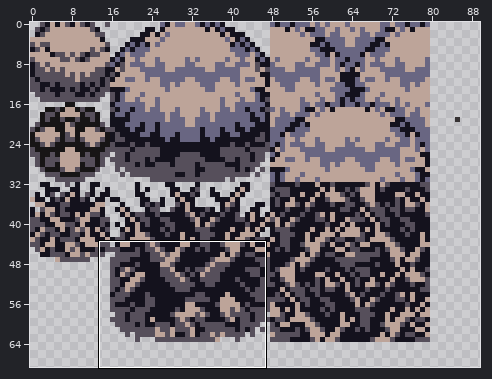
A pixel-art file gets an edit: Assets/Sprites/Grasslands/Grasslands_Foliage.aseprite. The picture above shows the old version from afar; the outline marks the close-up.
Close-up. The starting point:
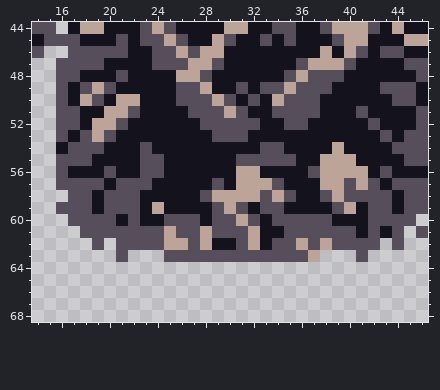
128x128 pixels, 1 frame. Shown: x 14..46, y 44..68. The wide view leaves out empty margins. The commit also changed other parts of the picture, which this record leaves out.
Once edited:
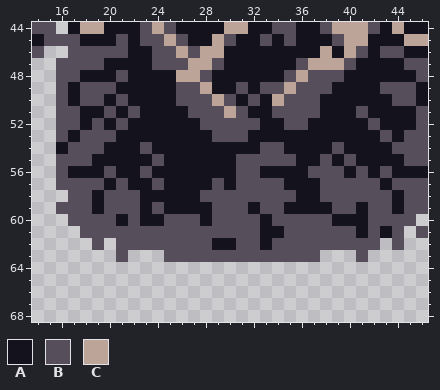
Palette (. is transparent): A #14121d  B #564f5b  C #bda499
Changes in this commit:
y 49: x 19 C -> B
y 50: x 18 C -> B; x 21..22 CC -> BA
y 51: x 20..21 CC -> BA
y 52: x 19..20 CC -> BA
y 53: x 19 C -> B
y 54: x 39 C -> B
y 55: x 23 B -> A; x 38..40 CCC -> BAB
y 56: x 24 B -> A; x 31..32 CC -> BB; x 38..41 CCCC -> BBAB
y 57: x 22..24 BBA -> AAB; x 31..33 CCC -> BBB; x 38..39 CC -> BB; x 41 C -> B
y 58: x 29..32 CCCC -> BBBB; x 34 C -> B; x 39 C -> B
y 59: x 24 C -> B; x 30 C -> B; x 40 C -> B
y 60: x 31 C -> B
y 61: x 25 C -> B; x 28 C -> B; x 32 C -> B
y 62: x 25..26 CC -> BB; x 28 C -> B; x 32 C -> B; x 36 C -> B; x 38 C -> B
y 63: x 37 C -> B
Pixel boxes of the changes (left, top, right, bottom) in both close-ups:
changed: (80, 82, 368, 262)
